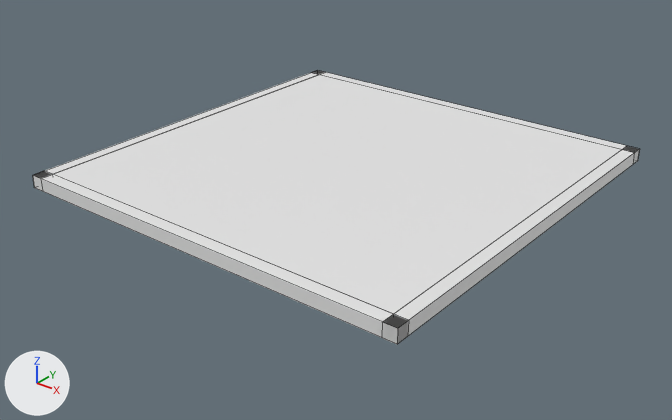
Two versions of the FBX model Assets/Models/Door.fbx, one commit apart.
Camera for both pictures: a camera (50 mm lens) standing at (541.0, -429.0, 343.0) and looking at (54.0, 181.0, -35.0). Lighting does not change. The marker at lower left points along +X, +Y and +Z. Mesh edges are drawn as thin lines. Where no turn or scale is listed for an object, it has been applied to the vertices.
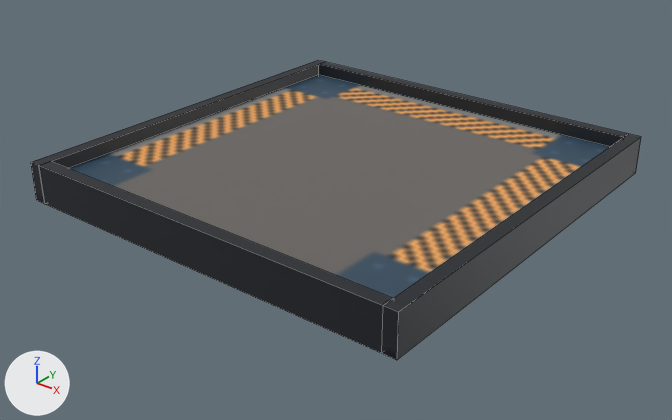
Where the change shows, as pixel boxes [x1, y1, x2, y2] in the pictures (672 x 420 px):
'cube_4', recoloured, surface changed (white to grey)
    both: [53, 75, 621, 314]
'cube', recoloured, mesh rescaled (grey to black, 10% taller)
    before: [33, 171, 409, 344]
    after: [39, 162, 393, 353]
'cube_2', recoloured, mesh rescaled (15% taller)
    before: [382, 147, 639, 344]
    after: [382, 134, 641, 360]
'cube_3', recoloured, mesh rescaled (grey to black, 19% taller)
    before: [33, 70, 325, 191]
    after: [31, 60, 324, 204]
'cube_1', recoloured, mesh rescaled
    before: [311, 72, 639, 164]
    after: [319, 62, 628, 147]
part 3 of me_cube_4, surface changed (white to grey)
    before: [53, 75, 621, 314]
    after: [69, 75, 609, 298]

What changed in the scene script:
```text
Add img_door_png:
    img_door_png = load_image('door.png', '_unpacked/door.png', 128, 128, 'sRGB')
Add mat_door_png:
    mat_door_png = principled_material('door.png')
    mat_door_png.texture = img_door_png  # with its transparency
Change me_cube:
    where me_cube.from_pydata(...)  # 8 vertices, 6 faces; spans x -150.0..250.0, y 0.0..12.0, z -6.0..6.0
    used by ob_cube; location = (0.0, 0.0, 0.0)
    me_cube part 5: the whole mesh is scaled about its middle by (0.938, 1, 3)
    add me_cube.materials.append(mat_door_png)  # picture img_door_png
Change me_cube_2:
    where me_cube_2.from_pydata(...)  # 8 vertices, 6 faces; spans x 237.0..250.0, y 0.0..400.0, z -6.0..6.0
    used by ob_cube_2; location = (0.0, 0.0, 0.0)
    me_cube_2 part 1: the whole mesh is scaled about its middle by (1, 1, 3)
    add me_cube_2.materials.append(mat_door_png)  # picture img_door_png
Change me_cube_1:
    where me_cube_1.from_pydata(...)  # 8 vertices, 6 faces; spans x -150.0..250.0, y 388.0..400.0, z -6.0..6.0
    used by ob_cube_1; location = (0.0, 0.0, 0.0)
    me_cube_1 part 4: the whole mesh is scaled about its middle by (0.938, 1, 3)
    add me_cube_1.materials.append(mat_door_png)  # picture img_door_png
Change me_cube_3:
    where me_cube_3.from_pydata(...)  # 8 vertices, 6 faces; spans x -150.0..-138.0, y 0.0..400.0, z -6.0..6.0
    used by ob_cube_3; location = (0.0, 0.0, 0.0)
    me_cube_3 part 2: the whole mesh is scaled about its middle by (1, 1, 3)
    add me_cube_3.materials.append(mat_door_png)  # picture img_door_png
Change me_cube_4:
    where me_cube_4.from_pydata(...)  # 8 vertices, 6 faces; spans x -138.0..238.0, y 12.0..388.0, z -6.0..6.0
    used by ob_cube_4; location = (0.0, 0.0, 0.0)
    me_cube_4 part 3: texture (UV) coordinates of 6 of 6 faces, centred in x -138.0..238.0, y 12.0..388.0, z -6.0..6.0, changed; they spanned u 0.0..1.0, v 0.0..1.0 and now span u 0.0..0.97, v 0.06..0.75
    add me_cube_4.materials.append(mat_door_png)  # picture img_door_png
```
